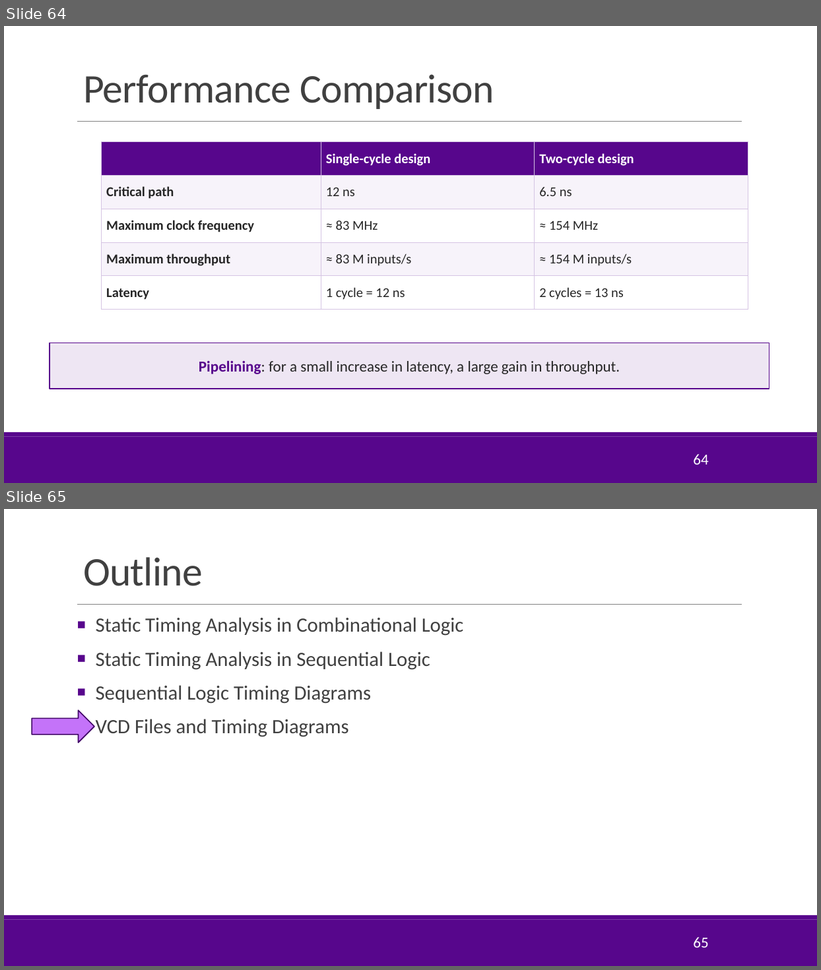
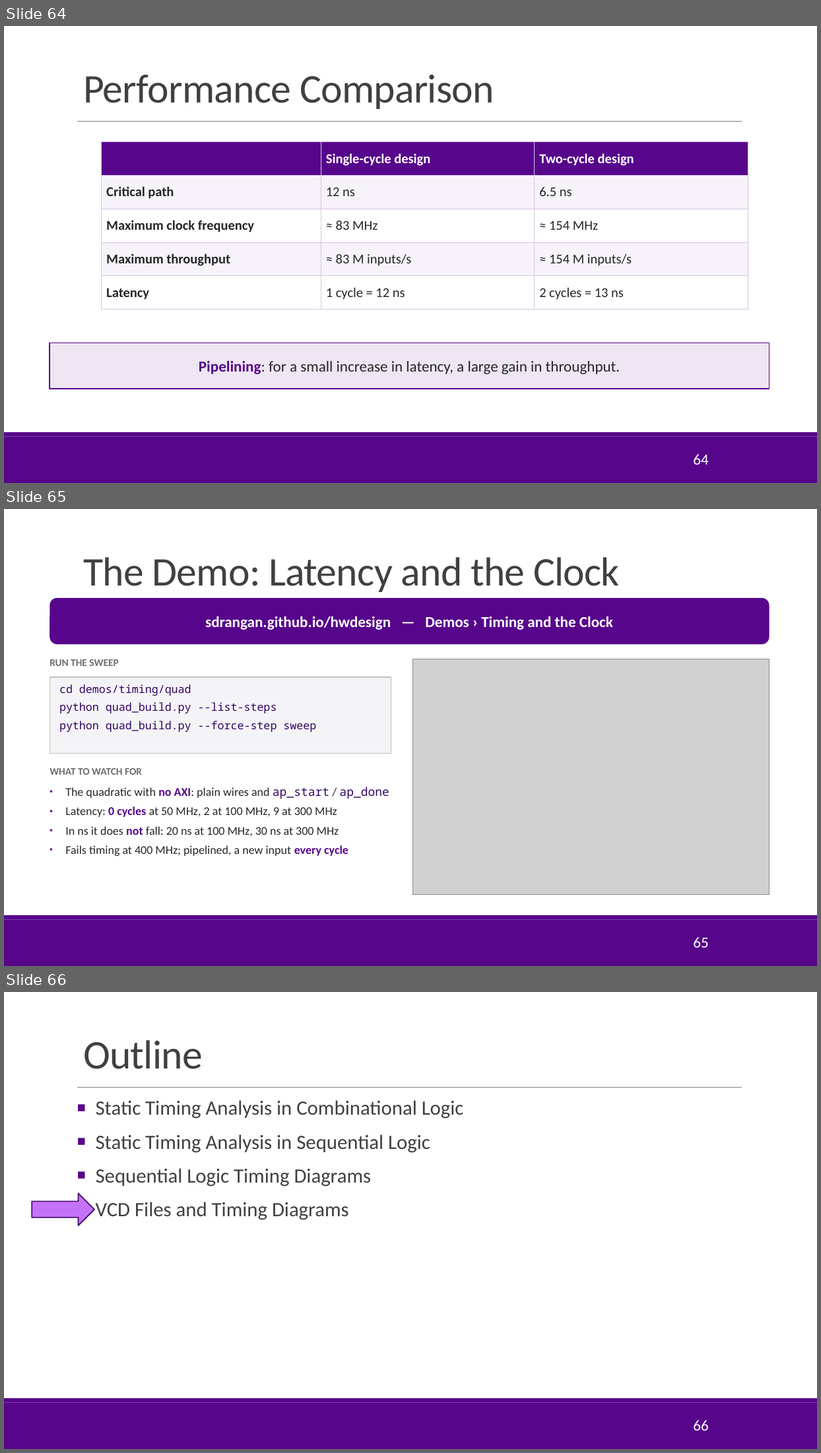
Before and after one commit to sdrangan/hwdesign, a slide deck: units/unit06_timing/timing.pptx. Shown one above the other, each under a label of ours: slides 64 and 65 before the commit, slides 64, 65 and 66 after it. The pictures are 821x970 and 821x1453 pixels, drawn with LibreOffice and Linux fonts; fonts in the diff are those of the drawing; grey boxes stand for pictures; background and template pictures are left out. Boxes give left, top, right and bottom in pixels: in the first picture for what was removed or moved away, otherwise in the second. Text is boxed around its words. In the diff, an @@ line names an element or a change of style, - is before the commit and + after.

```diff
--- a/units/unit06_timing/timing.pptx
+++ b/units/unit06_timing/timing.pptx
@@ slide 65 added at (x1=4, y1=509, x2=817, y2=966), background #FFFFFF; not listed: 2 template elements that a slide beside it also shows @@
@@ title added at (x1=83, y1=557, x2=620, y2=592), 48 pt, text #404040 @@
+The Demo: Latency and the Clock
@@ rounded rectangle added at (x1=50, y1=598, x2=770, y2=644), fill #57068C, 18 pt, text #FFFFFF, bold @@
+sdrangan.github.io/hwdesign — Demos › Timing and the Clock
@@ text added at (x1=50, y1=659, x2=118, y2=666), 12 pt, text #6E6E6E, bold @@
+RUN THE SWEEP
@@ picture added at (x1=413, y1=659, x2=770, y2=894) @@
@@ rectangle added at (x1=50, y1=677, x2=391, y2=754), fill #F4F4F7, outline #BFBFBF 1 pt, 13 pt, text #330662 @@
+cd demos/timing/quad
+python quad_build.py --list-steps
+python quad_build.py --force-step sweep
@@ text added at (x1=50, y1=768, x2=142, y2=775), 12 pt, text #6E6E6E, bold @@
+WHAT TO WATCH FOR
@@ text added at (x1=65, y1=787, x2=389, y2=856), 14 pt, text #262626 @@
+▪ The quadratic with no AXI: plain wires and ap_start / ap_done
+▪ Latency: 0 cycles at 50 MHz, 2 at 100 MHz, 9 at 300 MHz
+▪ In ns it does not fall: 20 ns at 100 MHz, 30 ns at 300 MHz
+▪ Fails timing at 400 MHz; pipelined, a new input every cycle
@@ page number added at (x1=693, y1=937, x2=708, y2=948), 18 pt, text #FFFFFF @@
+65
@@ what was slide 65 is now slide 66 @@
@@ page number at (x1=693, y1=1420, x2=708, y2=1431): text changed @@
-65
+66
```
Also in this commit, not shown: 20 other files.
